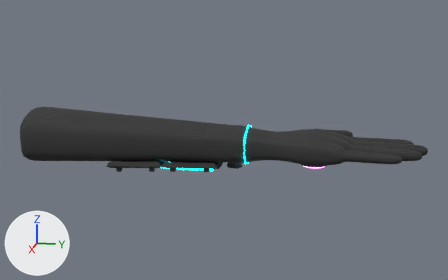
The glTF model public/assets/models/player_arm_L.glb, before and after one commit.
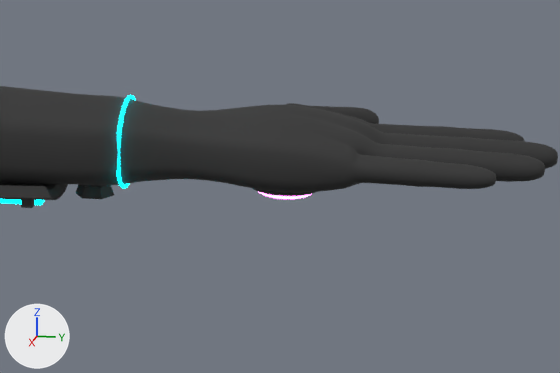
Each version appears first whole from a 50 mm lens placed at (0.771, 0.084, 0.197), pointed at (-0.018, -0.073, 0.0), and next in a close-up on the part from 44% to 96% of the width and 31% to 86% of the height. The axes (+X, +Y, +Z) are drawn at lower left. The lights are the same throughout. The first two pictures are the older version. Vertices at exactly the same position are counted once.

Objects in the first close-up: 'plate_bracer', 'resonance_core', 'resonance_mount', 'tactical_glove', 'trim_bracer' and 2 more.
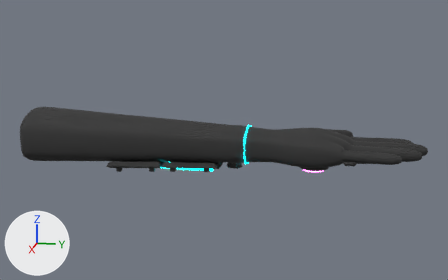
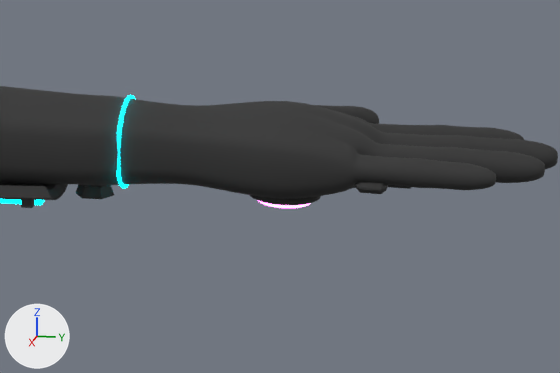
Boxes (x1, y1, x2, y2) around the edits, measured in the close-ups (560 x 373 px; the box of a moved part takes in the faces that stretch with it):
'tactical_glove', reshaped
    before: (0, 86, 558, 193)
    after: (0, 86, 558, 199)
'resonance_mount', moved
    before: (252, 188, 315, 196)
    after: (250, 195, 321, 205)
'plate_knuckle_pinky', added
    after: (355, 182, 388, 194)
'resonance_core', moved
    before: (258, 191, 311, 199)
    after: (259, 201, 311, 208)
'plate_knuckle_ring', added (mostly hidden)
    after: (388, 185, 411, 189)
part 1 of me_tactical_glove, moved or reshaped
    before: (125, 100, 542, 193)
    after: (124, 99, 543, 199)

Diff of the bpy script that builds the scene:
```diff
--- a/public/assets/models/player_arm_L.glb.py
+++ b/public/assets/models/player_arm_L.glb.py
@@ me_tactical_glove @@
 me_tactical_glove.from_pydata(...)  # 4394 vertices, 8784 faces; spans x -0.078..0.044, y -0.34..0.186, z -0.037..0.037
 # used by ob_tactical_glove; location = (0.0, 0.0, 0.0)
+# me_tactical_glove part 1: 1220 of 4394 vertices moved; they spanned x -0.07..0.04, y -0.031..0.174, z -0.021..0.021 and now span x -0.071..0.04, y -0.031..0.174, z -0.024..0.023; mean shift (0.0, 0.0, 0.0); largest move (-0.006, 0.017, -0.018) -> (-0.007, 0.017, -0.022)
 me_tactical_glove.materials.append(mat_mat_interactive)
@@ me_plate_knuckle_ring @@
+me_plate_knuckle_ring.from_pydata(...)  # 24 vertices, 44 faces; spans x 0.0047..0.0221, y 0.0944..0.114, z -0.0125..-0.0065
+me_plate_knuckle_ring.materials.append(mat_mat_interactive)  # dark grey #303030
@@ me_plate_knuckle_pinky @@
+me_plate_knuckle_pinky.from_pydata(...)  # 24 vertices, 44 faces; spans x 0.0253..0.0406, y 0.0838..0.1, z -0.011..-0.005
+me_plate_knuckle_pinky.materials.append(mat_mat_interactive)  # dark grey #303030
@@ ob_resonance_core @@
 ob_resonance_core = bpy.data.objects.new('resonance_core', me_resonance_core)
-ob_resonance_core.location = (0.0, 0.047, -0.023)
+ob_resonance_core.location = (0.0, 0.047, -0.028)
@@ ob_resonance_mount @@
 ob_resonance_mount = bpy.data.objects.new('resonance_mount', me_resonance_mount)
-ob_resonance_mount.location = (0.0, 0.047, -0.02)
+ob_resonance_mount.location = (0.0, 0.047, -0.025)
@@ ob_plate_knuckle_ring @@
+ob_plate_knuckle_ring = bpy.data.objects.new('plate_knuckle_ring', me_plate_knuckle_ring)
+ob_plate_knuckle_ring.location = (0.0, 0.0, 0.0)
@@ ob_plate_knuckle_pinky @@
+ob_plate_knuckle_pinky = bpy.data.objects.new('plate_knuckle_pinky', me_plate_knuckle_pinky)
+ob_plate_knuckle_pinky.location = (0.0, 0.0, 0.0)
```
